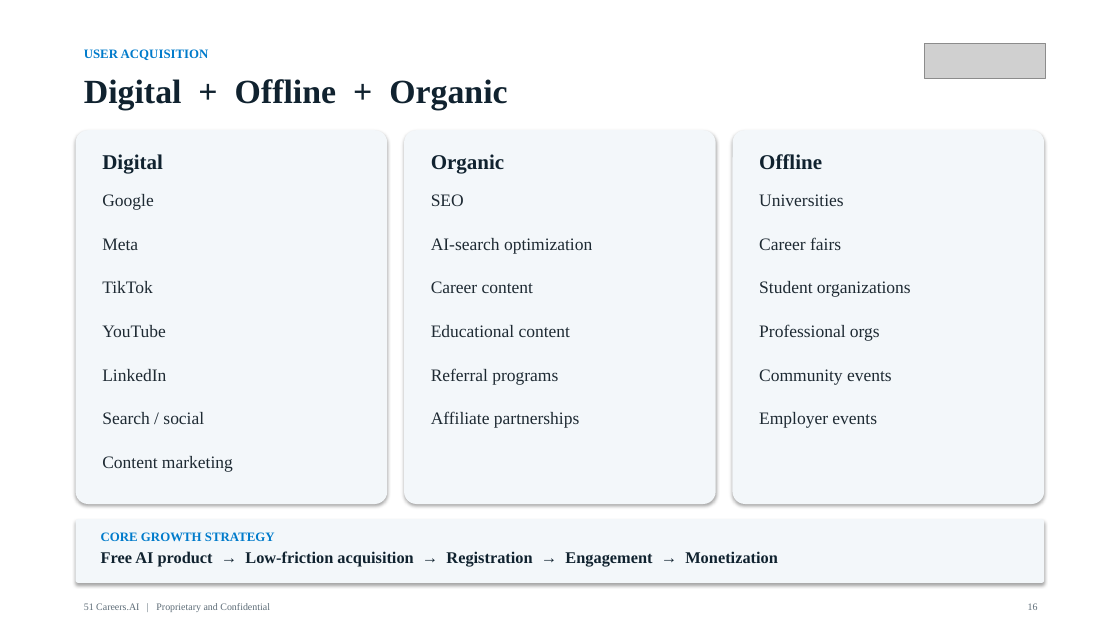
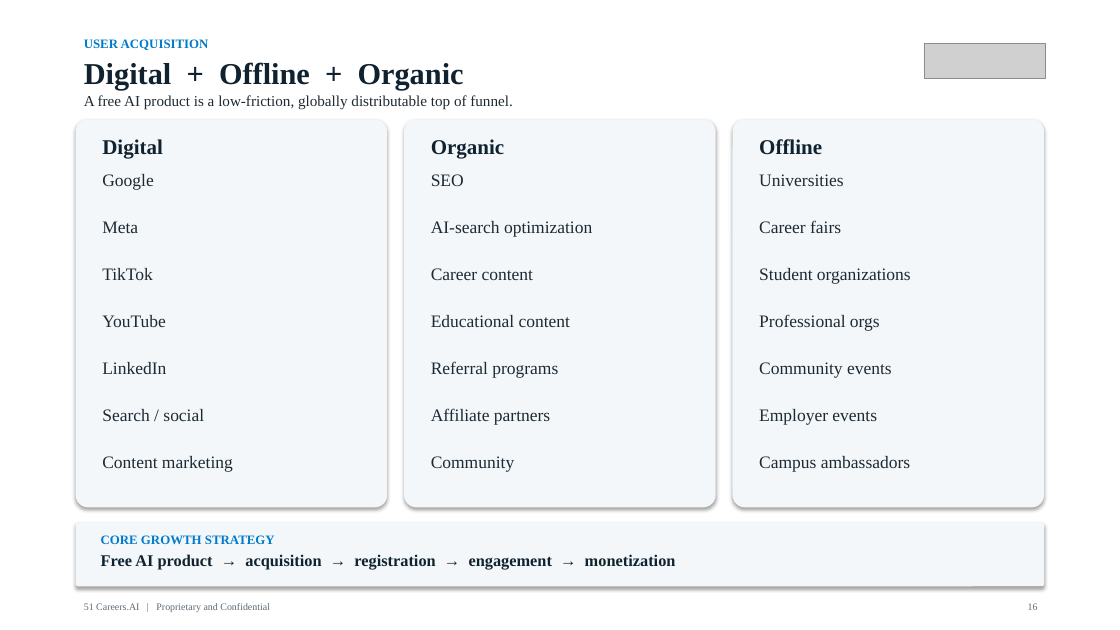
Before and after one commit to anthonyleedu/anthonyleedu, a slide deck: slide 16 of 51Careers_AI_Investor_Overview.pptx. Drawn at 1120x630 pixels with LibreOffice and Linux fonts; fonts in the diff are those of the drawing; grey boxes stand for pictures. Boxes give left, top, right and bottom in pixels: in the first picture for what was removed or moved away, otherwise in the second. Text is boxed around its words. In the diff, an @@ line names an element or a change of style, - is before the commit and + after.

```diff
--- a/51Careers_AI_Investor_Overview.pptx
+++ b/51Careers_AI_Investor_Overview.pptx
@@ text "Digital + Offline + Organic": place and size @@
-text "Digital + Offline + Organic" at box(84, 79, 507, 109)
+text "Digital + Offline + Organic" at box(84, 62, 464, 91)
@@ text "Digital + Offline + Organic" at box(84, 62, 464, 91): size 29 to 26 pt @@
@@ text "USER ACQUISITION": place and size @@
-text "USER ACQUISITION" at box(84, 49, 209, 60)
+text "USER ACQUISITION" at box(84, 39, 209, 50)
@@ rounded rectangle: place and size @@
-rounded rectangle at box(76, 130, 387, 504)
+rounded rectangle at box(76, 119, 387, 507)
@@ text added at box(84, 95, 512, 110), 13 pt, text #1E2A33 @@
+A free AI product is a low-friction, globally distributable top of funnel.
@@ rounded rectangle: place and size @@
-rounded rectangle at box(404, 130, 716, 504)
+rounded rectangle at box(404, 119, 716, 507)
@@ rounded rectangle: place and size @@
-rounded rectangle at box(733, 130, 1044, 504)
+rounded rectangle at box(733, 119, 1044, 507)
@@ 9 texts: place and size @@
-9 texts at box(102, 154, 911, 297)
+9 texts at box(102, 139, 911, 284)
@@ 3 texts: place and size @@
-3 texts at box(102, 194, 843, 210)
+3 texts at box(102, 174, 843, 190)
@@ 3 texts: place and size @@
-3 texts at box(102, 324, 880, 341)
+3 texts at box(102, 314, 880, 331)
@@ 3 texts: place and size @@
-3 texts at box(102, 368, 892, 385)
+3 texts at box(102, 361, 892, 378)
@@ text at box(431, 408, 550, 425): text changed @@
-Affiliate partnerships
+Affiliate partners
@@ text added at box(431, 456, 515, 472), 15 pt, text #1E2A33 @@
+Community
@@ text added at box(759, 456, 910, 472), 15 pt, text #1E2A33 @@
+Campus ambassadors
@@ rounded rectangle: place and size @@
-rounded rectangle at box(76, 519, 1044, 583)
+rounded rectangle at box(76, 523, 1044, 586)
@@ text at box(101, 554, 676, 570): text changed @@
-Free AI product → Low-friction acquisition → Registration → Engagement → Monetization
+Free AI product → acquisition → registration → engagement → monetization
```
Also in this commit, not shown: 28 other slides changed, 1 other file.
